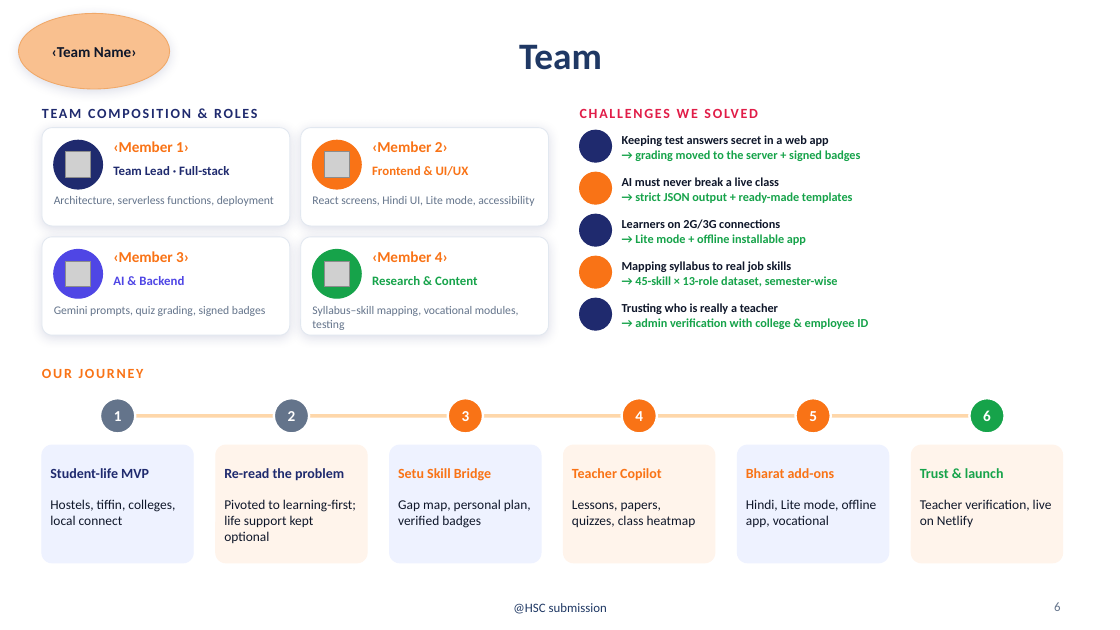
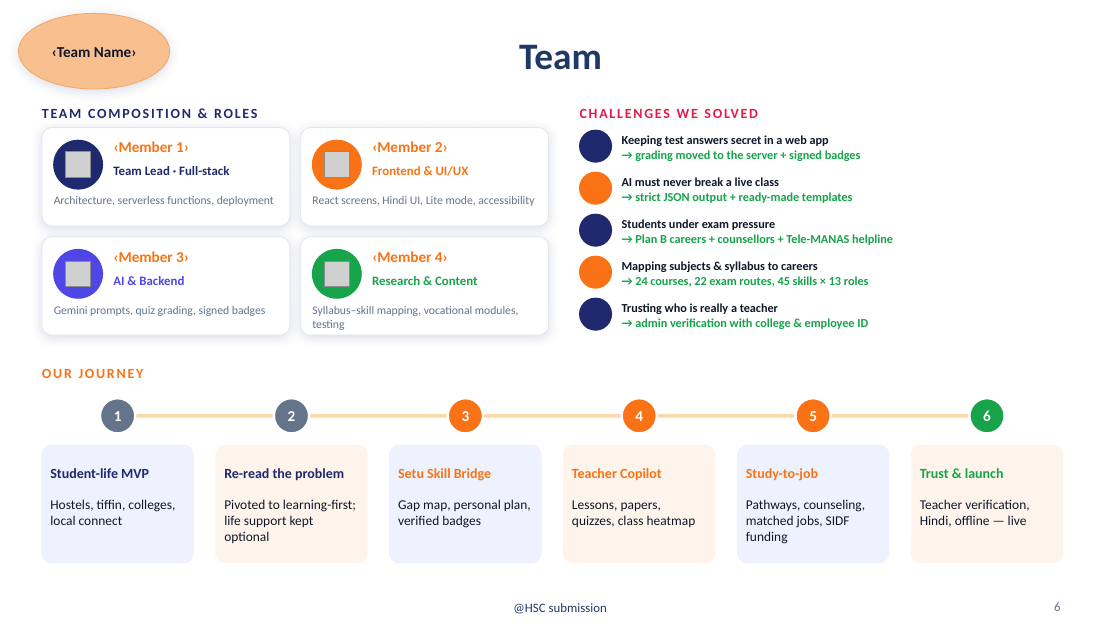
Before and after one commit to prakharporwal518-collab/Student-Setu, a slide deck: slide 6 of hackathon-submission/Student_Setu_HSC.pptx. Drawn at 1120x630 pixels with LibreOffice and Linux fonts; fonts in the diff are those of the drawing; grey boxes stand for pictures; background and template pictures are left out. Boxes give left, top, right and bottom in pixels: in the first picture for what was removed or moved away, otherwise in the second. Text is boxed around its words. In the diff, an @@ line names an element or a change of style, - is before the commit and + after.

```diff
--- a/hackathon-submission/Student_Setu_HSC.pptx
+++ b/hackathon-submission/Student_Setu_HSC.pptx
@@ text at (x1=622, y1=219, x2=893, y2=245): text changed @@
-Learners on 2G/3G connections
-→ Lite mode + offline installable app
+Students under exam pressure
+→ Plan B careers + counsellors + Tele-MANAS helpline
@@ text at (x1=622, y1=261, x2=869, y2=287): text changed @@
-Mapping syllabus to real job skills
-→ 45-skill × 13-role dataset, semester-wise
+Mapping subjects & syllabus to careers
+→ 24 courses, 22 exam routes, 45 skills × 13 roles
@@ text at (x1=746, y1=468, x2=818, y2=481): text changed @@
-Bharat add-ons
+Study-to-job
@@ text at (x1=746, y1=499, x2=866, y2=544): text changed @@
-Hindi, Lite mode, offline app, vocational
+Pathways, counseling, matched jobs, SIDF funding
@@ text at (x1=920, y1=499, x2=1029, y2=527): text changed @@
-Teacher verification, live on Netlify
+Teacher verification, Hindi, offline — live
```
Also in this commit, not shown: 6 other slides changed, 1 other file.
